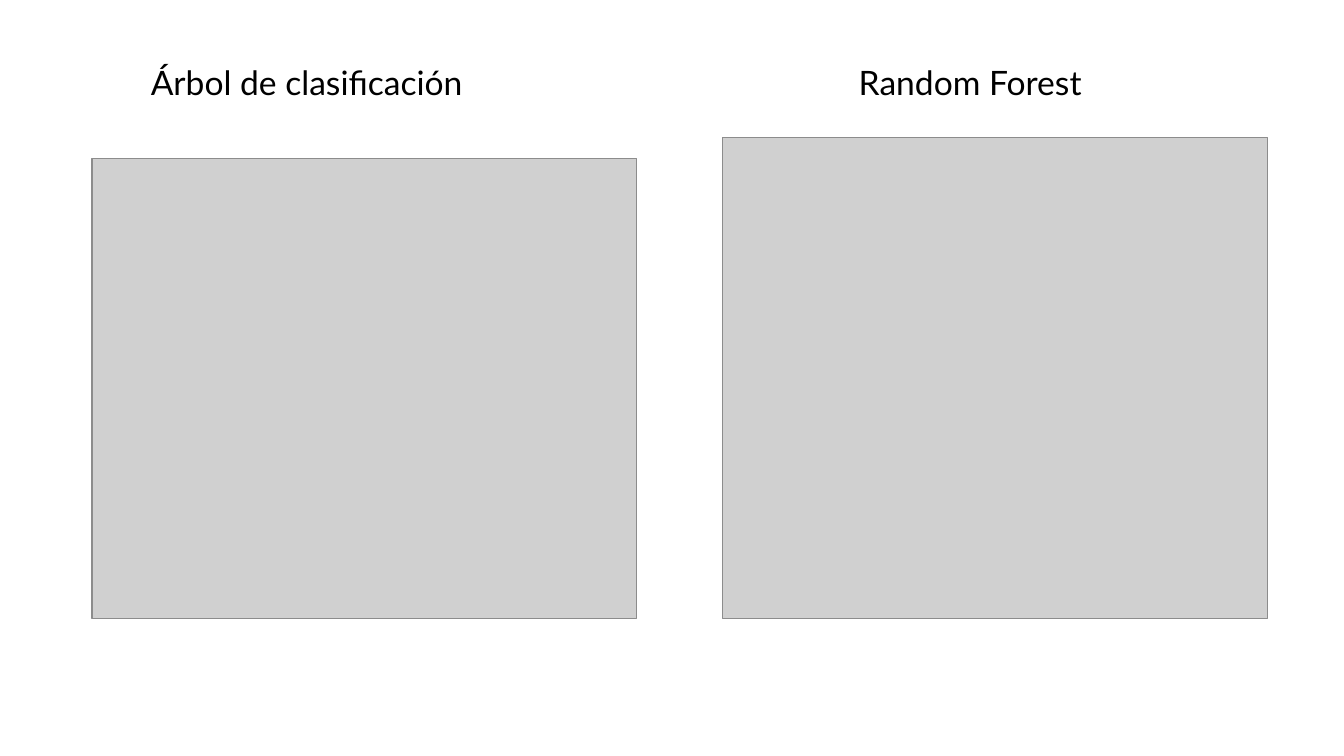
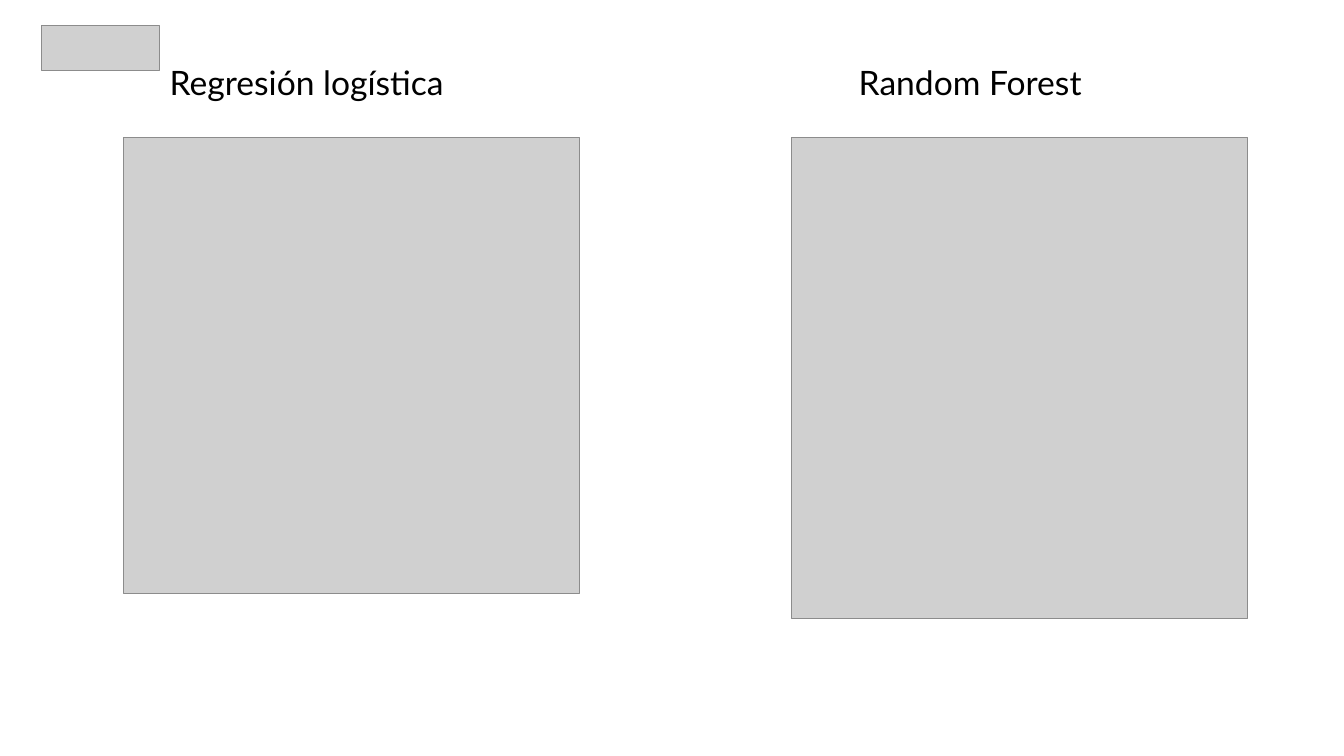
Before and after one commit to luis-gutierre/Proyectos, a slide deck: slide 26 of 1.Enfermedades Cardiovasculares/1.Enfermedades Cardiovasculares.pptx (slide 25 before the commit). Drawn at 1344x756 pixels with LibreOffice and Linux fonts; fonts in the diff are those of the drawing; grey boxes stand for pictures. Boxes give left, top, right and bottom in pixels: in the first picture for what was removed or moved away, otherwise in the second. Text is boxed around its words. In the diff, an @@ line names an element or a change of style, - is before the commit and + after.

```diff
--- a/1.Enfermedades Cardiovasculares/1.Enfermedades Cardiovasculares.pptx
+++ b/1.Enfermedades Cardiovasculares/1.Enfermedades Cardiovasculares.pptx
@@ picture added at (x1=42, y1=25, x2=159, y2=71) @@
@@ text at (x1=170, y1=70, x2=443, y2=101): text changed @@
-Árbol de clasificación
+Regresión logística
@@ picture resized from (x1=92, y1=158, x2=637, y2=618) to (x1=124, y1=137, x2=580, y2=593) @@
@@ picture resized from (x1=723, y1=138, x2=1268, y2=619) to (x1=791, y1=137, x2=1247, y2=618) @@
```
Also in this commit, not shown: 12 other slides changed, 9 slides added, 13 slides removed, 1 other file.
